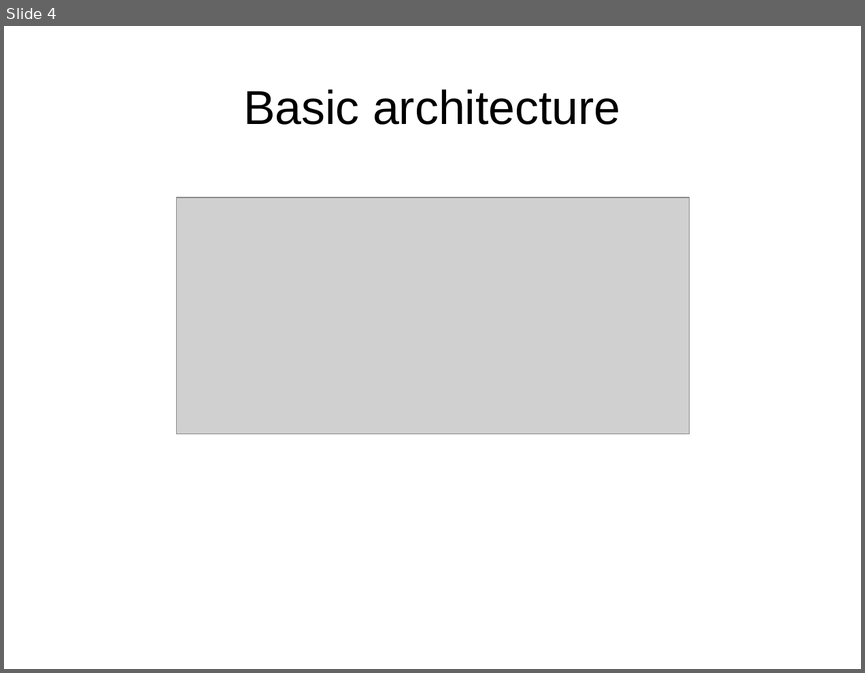
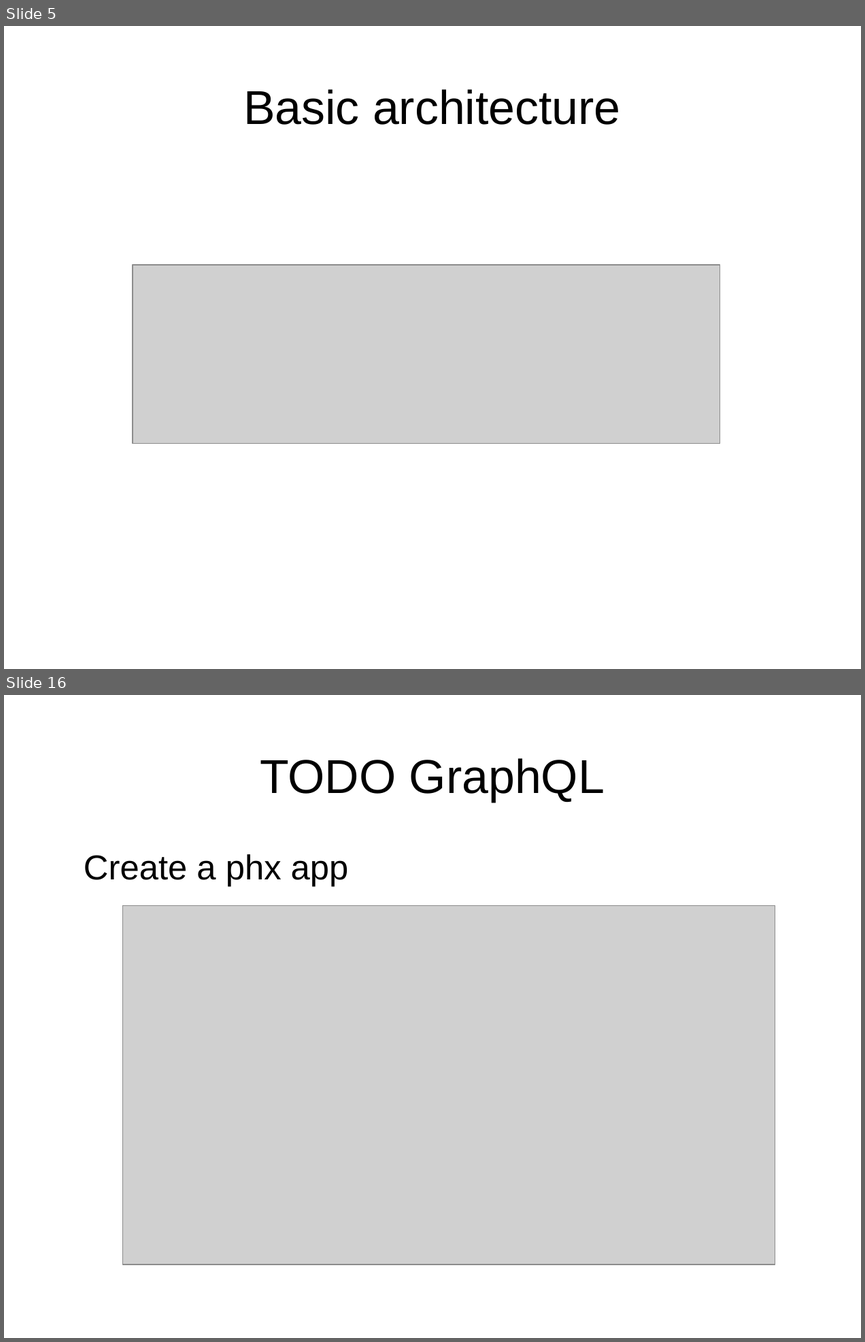
Before and after one commit to ramortegui/talks, a slide deck: elixir-absinthe-basics.odp. Shown one above the other, each under a label of ours: slide 4 before the commit, slides 5 and 16 after it; the slides between them are not shown. The pictures are 865x673 and 865x1342 pixels, drawn with LibreOffice and Linux fonts; fonts in the diff are those of the drawing; grey boxes stand for pictures. Boxes give left, top, right and bottom in pixels: in the first picture for what was removed or moved away, otherwise in the second. Text is boxed around its words. In the diff, an @@ line names an element or a change of style, - is before the commit and + after.

Commit message:
Update presentation and add sample images.

```diff
--- a/elixir-absinthe-basics.odp
+++ b/elixir-absinthe-basics.odp
@@ slide 16 added at (4, 695, 861, 1338), background #FFFFFF @@
@@ title added at (260, 758, 604, 802), 44 pt, text #000000 @@
+TODO GraphQL
@@ text added at (84, 854, 349, 887), 32 pt, text #000000 @@
+Create a phx app
@@ picture added at (123, 906, 775, 1264) @@
@@ what was slide 4 is now slide 5 @@
@@ slide 5 changed as well @@
@@ picture: place and size @@
-picture at (176, 197, 689, 433)
+picture at (133, 265, 720, 444)
```
Also in this commit, not shown: 3 other slides changed, 23 other slides added, 3 slides removed.
